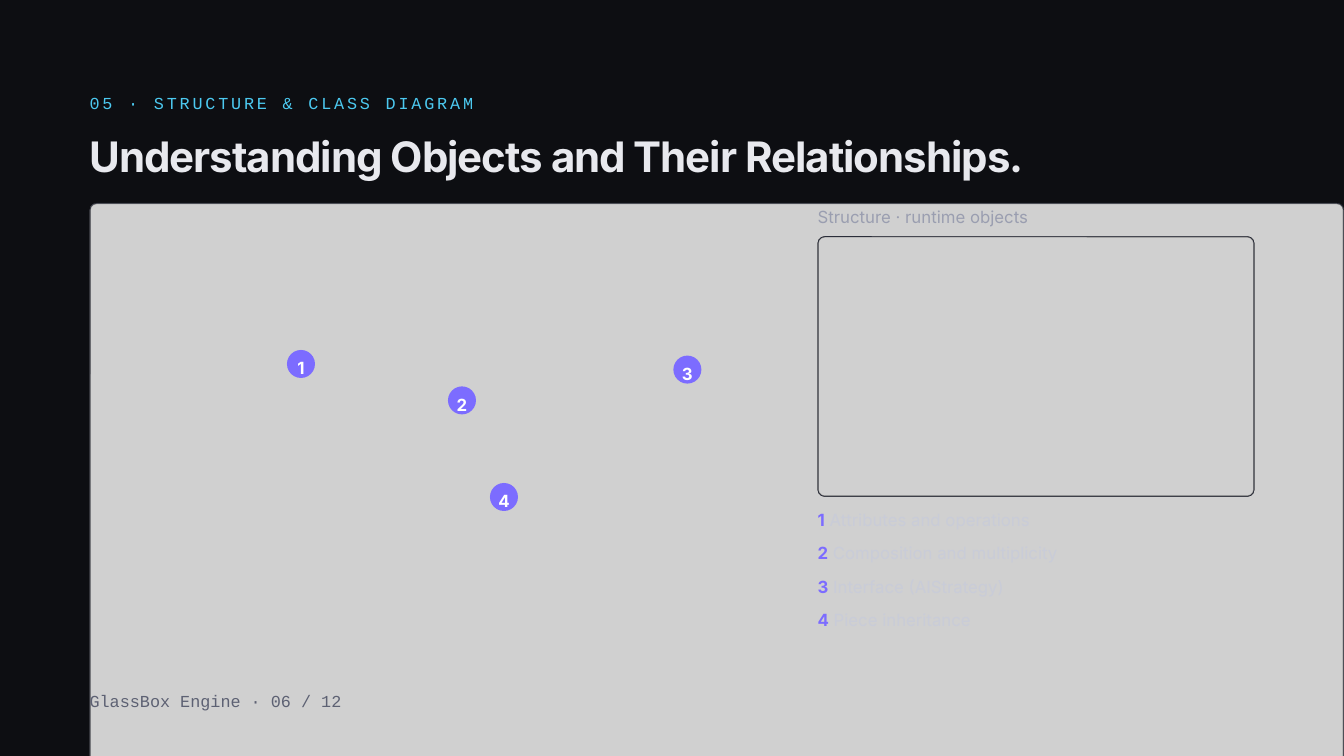
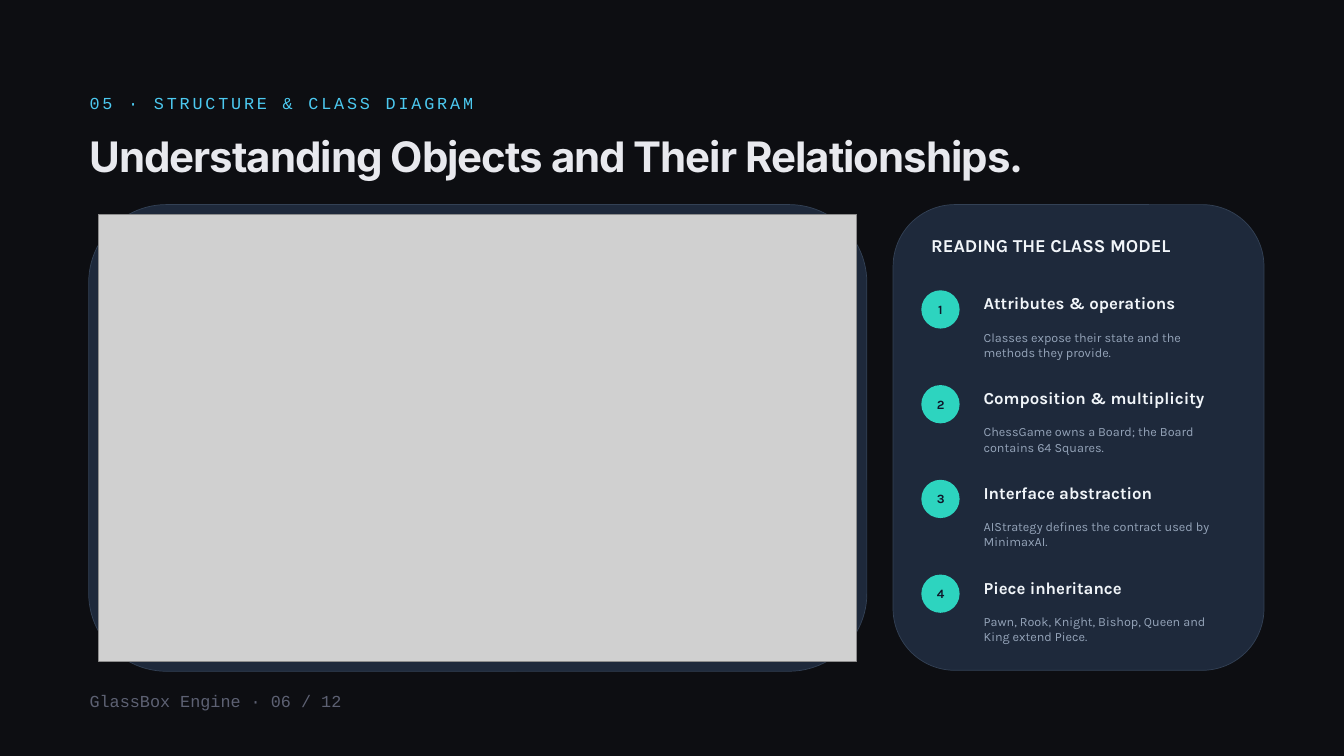
Before and after one commit to rudraminaa/glassbox, a slide deck: slide 6 of Presentation.pptx. Drawn at 1344x756 pixels with LibreOffice and Linux fonts; fonts in the diff are those of the drawing; grey boxes stand for pictures. Boxes give left, top, right and bottom in pixels: in the first picture for what was removed or moved away, otherwise in the second. Text is boxed around its words. In the diff, an @@ line names an element or a change of style, - is before the commit and + after.

```diff
--- a/Presentation.pptx
+++ b/Presentation.pptx
@@ rounded rectangle added at [89, 205, 867, 671], fill #1E293B, outline #334155 0.5 pt @@
@@ rounded rectangle removed at [90, 203, 1344, 756] @@
@@ rounded rectangle removed at [90, 204, 1344, 756] @@
@@ picture removed at [91, 204, 1344, 756] @@
@@ rounded rectangle added at [893, 205, 1264, 670], fill #1E293B, outline #334155 0.5 pt @@
@@ picture added at [99, 215, 857, 661] @@
@@ text removed at [818, 211, 1028, 226] @@
-Structure · runtime objects
@@ rounded rectangle removed at [818, 236, 1254, 496] @@
@@ rounded rectangle removed at [818, 237, 1254, 497] @@
@@ picture removed at [819, 237, 1254, 496] @@
@@ text added at [931, 240, 1170, 253], 13 pt, text #F1F5F9, bold @@
+READING THE CLASS MODEL
@@ ellipse added at [922, 290, 960, 329], fill #2DD4BF, 9 pt, text #0F172A, bold @@
+1
@@ text at [984, 297, 1175, 313]: text changed; font Inter to Karla; text colour #C9CCD8 to #F1F5F9; bold on @@
-1 Attributes and operations
+Attributes & operations
@@ freeform shape removed at [287, 350, 316, 378] @@
-1
@@ freeform shape removed at [674, 356, 702, 384] @@
-3
@@ text added at [984, 333, 1181, 360], 9 pt, text #94A3B8 @@
+Classes expose their state and the methods they provide.
@@ freeform shape removed at [448, 386, 476, 414] @@
-2
@@ ellipse added at [922, 385, 960, 423], fill #2DD4BF, 9 pt, text #0F172A, bold @@
+2
@@ text at [984, 392, 1205, 408]: text changed; font Inter to Karla; text colour #C9CCD8 to #F1F5F9; bold on @@
-2 Composition and multiplicity
+Composition & multiplicity
@@ text added at [984, 427, 1194, 455], 9 pt, text #94A3B8 @@
+ChessGame owns a Board; the Board contains 64 Squares.
@@ freeform shape removed at [490, 483, 518, 511] @@
-4
@@ ellipse added at [922, 480, 960, 518], fill #2DD4BF, 9 pt, text #0F172A, bold @@
+3
@@ text added at [984, 487, 1152, 499], 12 pt, text #F1F5F9, bold @@
+Interface abstraction
@@ text added at [984, 522, 1209, 546], 9 pt, text #94A3B8 @@
+AIStrategy defines the contract used by MinimaxAI.
@@ text removed at [818, 581, 829, 593] @@
-3 Interface (AIStrategy)
@@ ellipse added at [922, 575, 960, 613], fill #2DD4BF, 9 pt, text #0F172A, bold @@
+4
@@ text at [984, 582, 1122, 594]: text changed; font Inter to Karla; text colour #C9CCD8 to #F1F5F9; bold on @@
-4 Piece inheritance
+Piece inheritance
@@ text added at [984, 617, 1205, 644], 9 pt, text #94A3B8 @@
+Pawn, Rook, Knight, Bishop, Queen and King extend Piece.
```
Also in this commit, not shown: 2 other slides changed.
